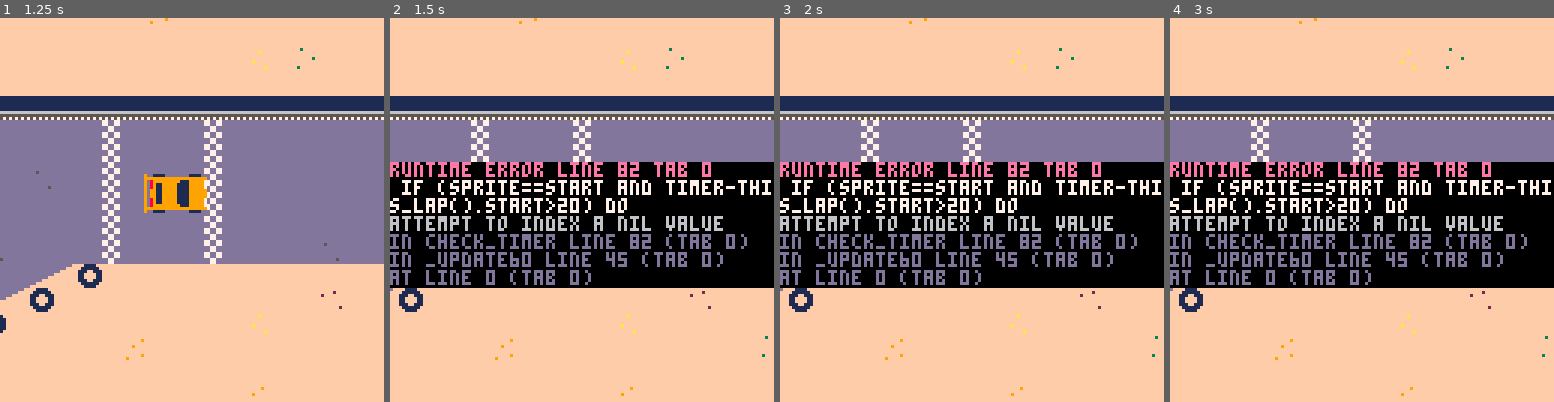
Above: before the commit, frames 1-4 (left to right).
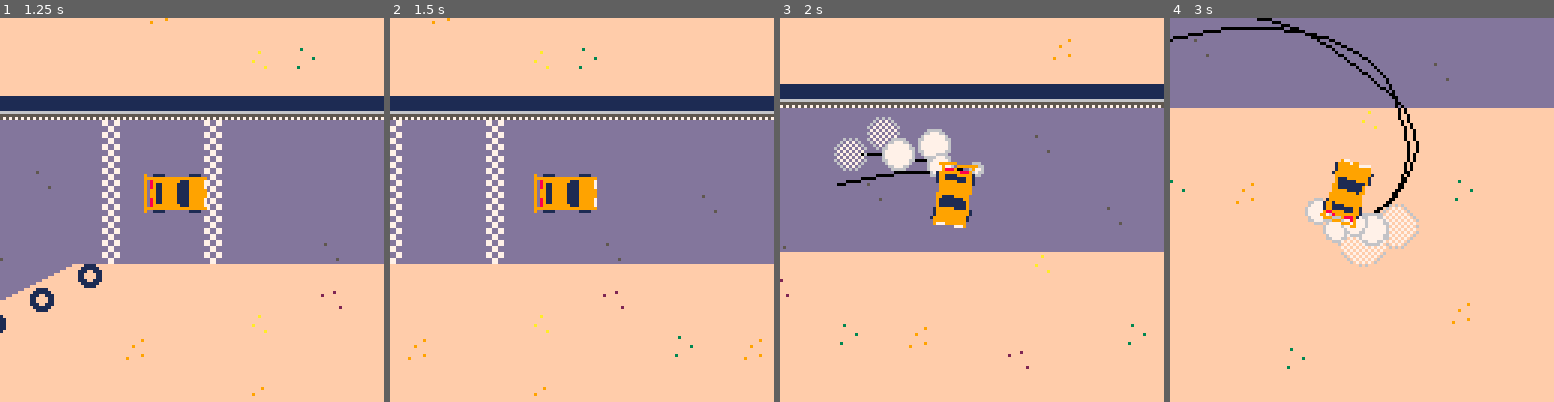
Above: after the commit, the same moments.

Repository: graearea/pico8
Game: PICO-8 cartridge skidmarks.p8
The game is run twice, just before and just after one commit, with the same random seed, the same clock (stepped at 60 frames per second) and the same inputs.
Inputs:
- Up to frame 1 (1.25 s): tap X (X key) at 0.33, 1.07 s
- Up to frame 2 (1.5 s): no input
- Up to frame 3 (2 s): hold Right from 1.6 s (still down); tap X (X key) at 1.85 s
- Up to frame 4 (3 s): release Right at 2.1 s; hold Right from 2.47 s (still down); tap X (X key) at 2.97 s

Frame 1 is identical in both runs. In frame 2, 33% of the frame differs, in the area x 0-100%, y 0-99%; in frame 3, 42%; in frame 4, 70%.
Error before the commit: runtime error line 82 tab 0; if (sprite==start and timer-this_lap().start>20) do; attempt to index a nil value

Commit message:
not blowing up anymore...

Diff:
--- a/skidmarks.p8
+++ b/skidmarks.p8
@@ -6,7 +6,7 @@
 bob=""
 
 function _init()
-lap_count=1
+lap_count=0
 laps={}
 ghost_car=car(110,64)
 car=car(70,64)
@@ -79,37 +79,47 @@
 --  camera()
 end
 
+function new_lap(now,cnt)
+return {
+start=now,
+finish=0,
+count=cnt
+}
+end
+
+
 function check_timer()
  sprite=mget(car.x/8,car.y/8)
 
- if (sprite==start and timer-this_lap().start>20) do
-  add(laps,lap())
-		laps[lap_count].start=timer
- end
-
- if timer>100 then
-  if(sprite==finish and timer-this_lap().finish >20) do
-			laps[lap_count].finish=timer
-   end_timer=lapstimer
+ if (sprite==start and (this_lap()==nil or timer-this_lap().start>20)) do
+  lap_count+=1
+  local curr_lap=new_lap(timer,lap_count)
+  add(laps,curr_lap)
+		this_lap().start=timer
+ end
+
+ if(sprite==finish and this_lap()!=nil and (timer-this_lap().finish) >20) do
+  if lap_count!=0 then
+ 		this_lap().finish=timer
    play_ghost=true
-   lap_count+=1
   end
  end
 -- print("grr")
  for lap in all(laps) do
- bob=("lap:"..lap_count .." " ..lap.start .." ".. lap.finish)
+   bob=("lap:".. lap_count .." " ..lap.start .." ".. lap.finish)
  end
 end
 
 function this_lap()
- return laps[lap_count]
+  return laps[lap_count]
 end
 
 function draw_ghost()
  if not play_ghost or this_lap().finish==0 then return end
  --bob="s:"..laps[lap_count-1].start.."f:"..laps[lap_count-1].finish
- lap=laps[lap_count-1]
- local pos =ghost[timer-lap.finish+lap.start]
+ lap=this_lap()
+
+ local pos =ghost[timer-(lap.finish-lap.start)]
  if pos!=nil then
   ghost_car.angle=pos.angle
   ghost_car:draw()
@@ -148,13 +158,6 @@
 
 function clamp(v,mn,mx)
  return max(mn,min(v,mx))
-end
-
-function lap()
-return {
-start=0,
-finish=0
-}
 end
 
 -->8
